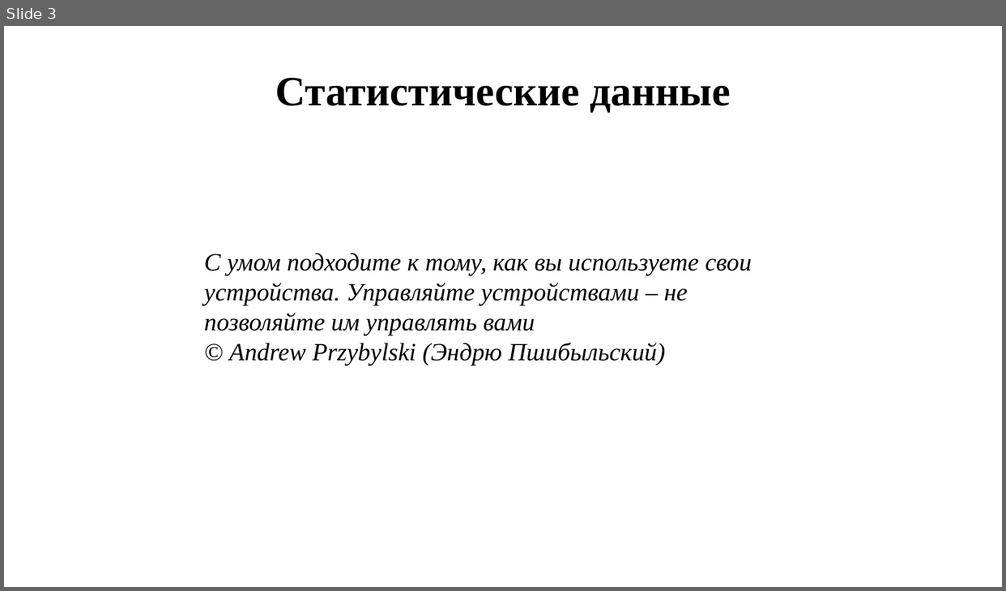
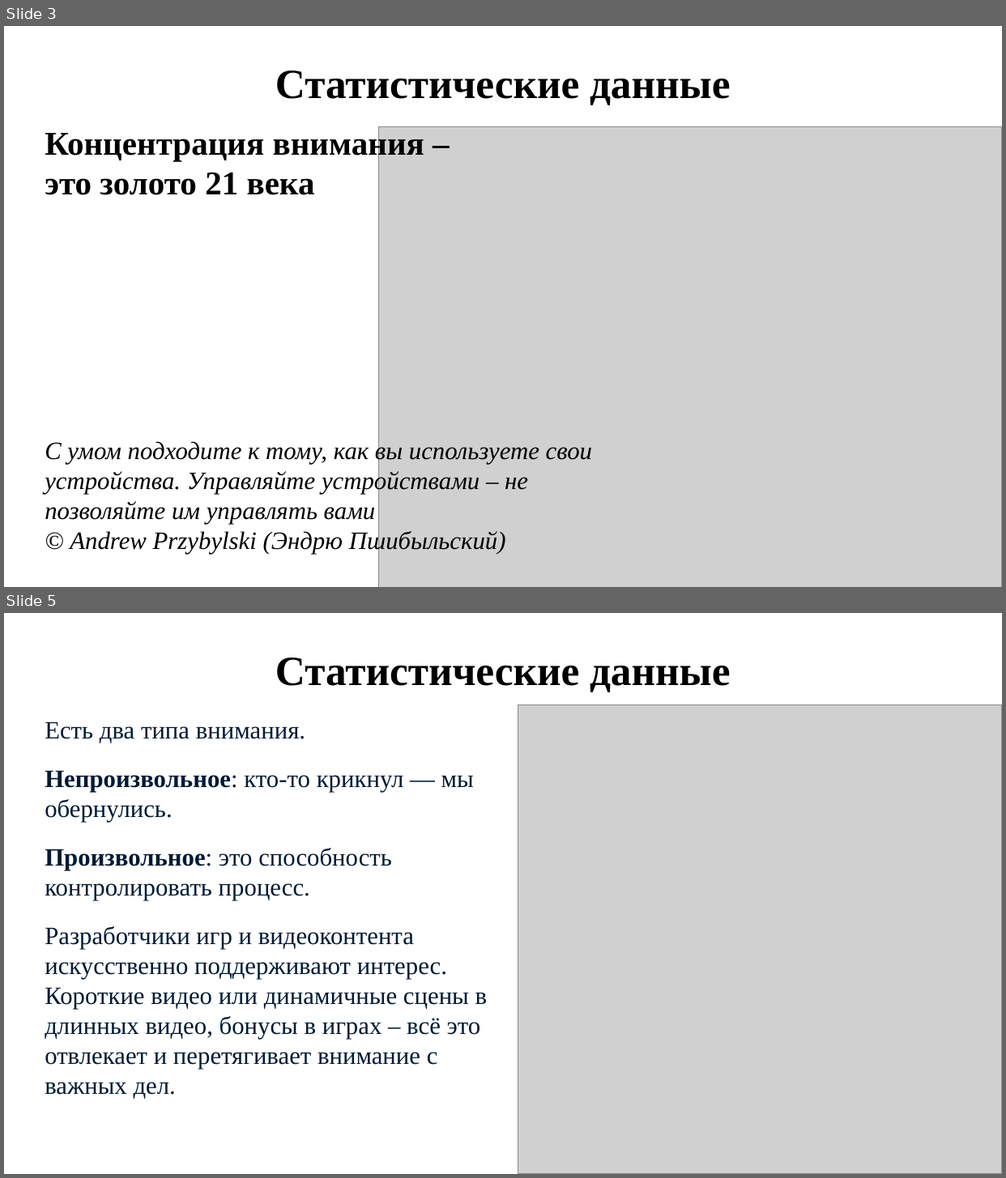
Before and after one commit to DronSyperlol/VirtualCurator, a slide deck: Docs/Presentation.pptx. Shown one above the other, each under a label of ours: slide 3 before the commit, slides 3 and 5 after it; the slides between them are not shown. The pictures are 1006x591 and 1006x1178 pixels, drawn with LibreOffice and Linux fonts; fonts in the diff are those of the drawing; grey boxes stand for pictures. Boxes give left, top, right and bottom in pixels: in the first picture for what was removed or moved away, otherwise in the second. Text is boxed around its words. In the diff, an @@ line names an element or a change of style, - is before the commit and + after.

```diff
--- a/Docs/Presentation.pptx
+++ b/Docs/Presentation.pptx
@@ slide 5 added at bbox=[4, 613, 1002, 1174], background #FFFFFF @@
@@ text added at bbox=[275, 658, 730, 692], 40 pt, text #000000, bold @@
+Статистические данные
@@ picture added at bbox=[518, 705, 1002, 1174] @@
@@ text added at bbox=[44, 722, 488, 1099], 24 pt, text #001A34 @@
+Есть два типа внимания.
+Непроизвольное: кто-то крикнул — мы обернулись.
+Произвольное: это способность контролировать процесс.
+Разработчики игр и видеоконтента искусственно поддерживают интерес. Короткие видео или динамичные сцены в длинных видео, бонусы в играх – всё это отвлекает и перетягивает внимание с важных дел.
@@ slide 3 changed as well @@
@@ text "Статистические данные": place and size @@
-text "Статистические данные" at bbox=[275, 78, 730, 113]
+text "Статистические данные" at bbox=[275, 71, 730, 105]
@@ text added at bbox=[44, 129, 424, 195], 32 pt, text #000000, bold @@
+Концентрация внимания – это золото 21 века
@@ picture added at bbox=[378, 127, 1002, 587] @@
@@ text "С умом подходите к тому, ...": place and size @@
-text "С умом подходите к тому, ..." at bbox=[204, 253, 752, 365]
+text "С умом подходите к тому, ..." at bbox=[44, 440, 592, 554]
```
Also in this commit, not shown: 4 other slides changed, 6 other slides added, 4 slides removed.
